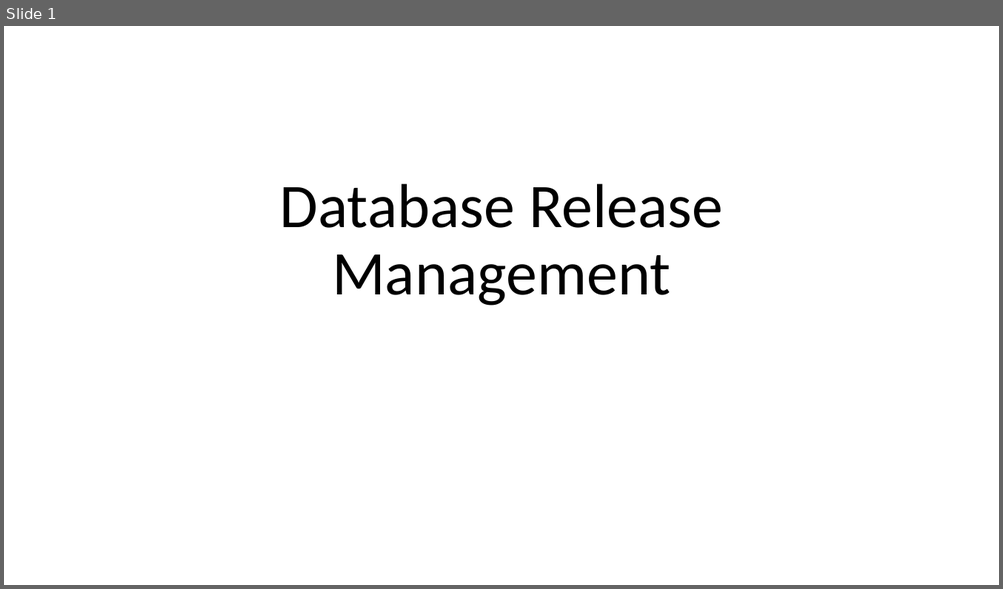
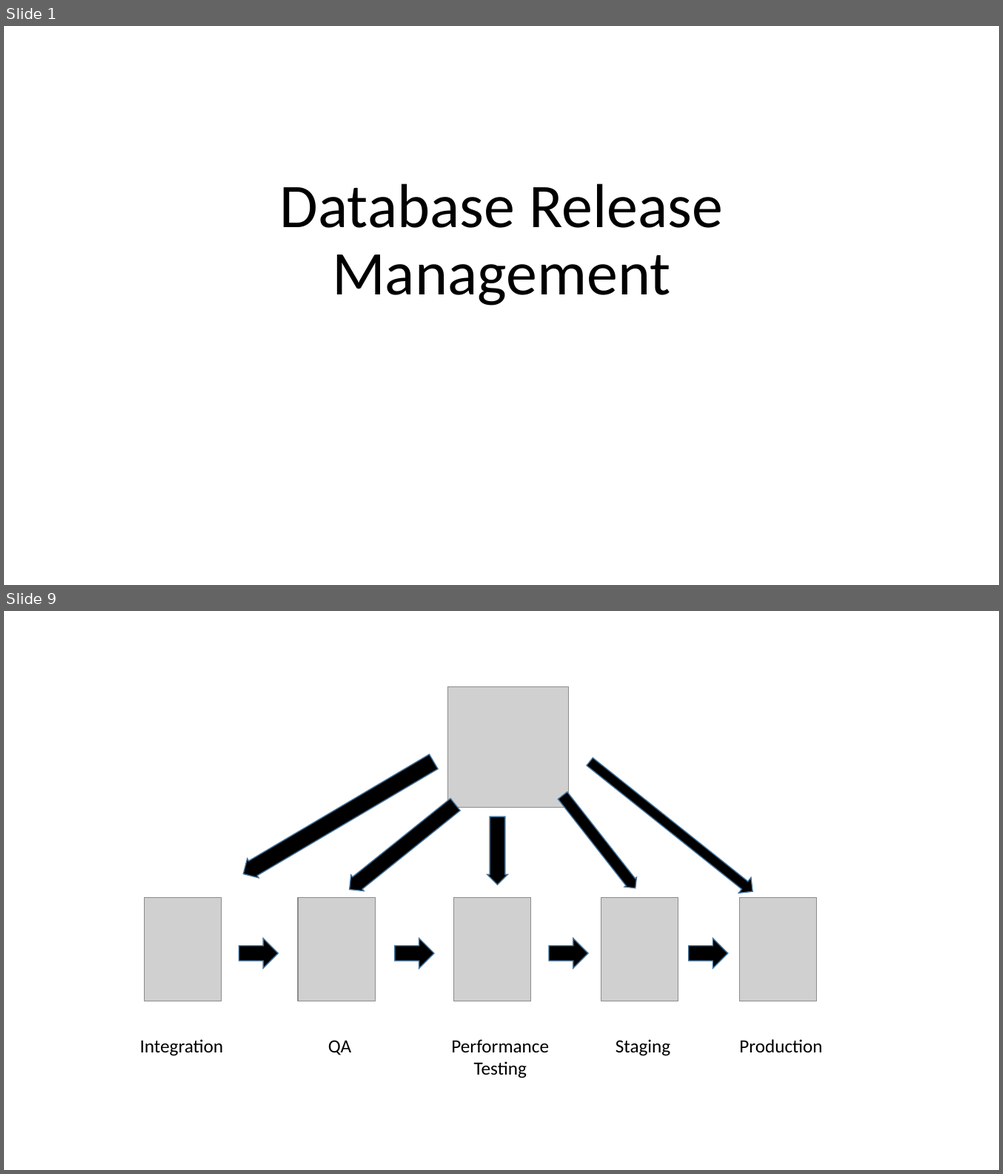
Before and after one commit to way0utwest/DatabaseDevOpsMS, a slide deck: Section 3 - Release Management/Section3-ReleaseManagement.pptx. Shown one above the other, each under a label of ours: slide 1 before the commit, slides 1 and 9 after it; the slides between them are not shown. The pictures are 1003x589 and 1003x1174 pixels, drawn with LibreOffice and Linux fonts; fonts in the diff are those of the drawing; grey boxes stand for pictures. Boxes give left, top, right and bottom in pixels: in the first picture for what was removed or moved away, otherwise in the second. Text is boxed around its words. In the diff, an @@ line names an element or a change of style, - is before the commit and + after.

```diff
--- a/Section 3 - Release Management/Section3-ReleaseManagement.pptx
+++ b/Section 3 - Release Management/Section3-ReleaseManagement.pptx
@@ slide 9 added at (4,611,999,1170), background #FFFFFF @@
@@ picture added at (448,687,569,808) @@
@@ right arrow added at (238,752,439,883), fill #000000, outline #43739E 1 pt @@
@@ right arrow added at (583,754,758,899), fill #000000, outline #43739E 1 pt @@
@@ right arrow added at (343,797,461,897), fill #000000, outline #43739E 1 pt @@
@@ right arrow added at (556,791,641,893), fill #000000, outline #43739E 1 pt @@
@@ right arrow added at (487,817,508,885), fill #000000, outline #43739E 1 pt @@
@@ picture added at (145,897,221,1001) @@
@@ picture added at (298,897,375,1001) @@
@@ picture added at (454,897,531,1001) @@
@@ picture added at (601,897,677,1001) @@
@@ picture added at (739,897,816,1001) @@
@@ right arrow added at (239,939,279,968), fill #000000, outline #43739E 1 pt @@
@@ right arrow added at (395,939,435,968), fill #000000, outline #43739E 1 pt @@
@@ right arrow added at (549,939,588,968), fill #000000, outline #43739E 1 pt @@
@@ right arrow added at (688,939,728,968), fill #000000, outline #43739E 1 pt @@
@@ text added at (140,1039,224,1056), 18 pt, text #000000 @@
+Integration
@@ text added at (328,1040,351,1056), 18 pt, text #000000 @@
+QA
@@ text added at (451,1039,549,1079), 18 pt, text #000000 @@
+Performance Testing
@@ text added at (615,1039,670,1056), 18 pt, text #000000 @@
+Staging
@@ text added at (739,1039,822,1053), 18 pt, text #000000 @@
+Production
```
Also in this commit, not shown: 1 slide changed, 13 other slides added, 14 other files.
